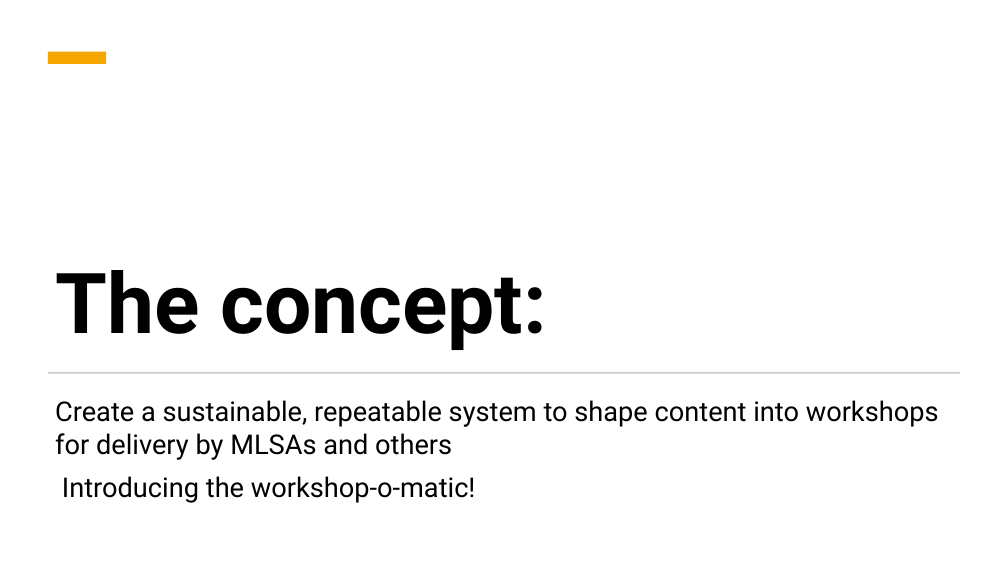
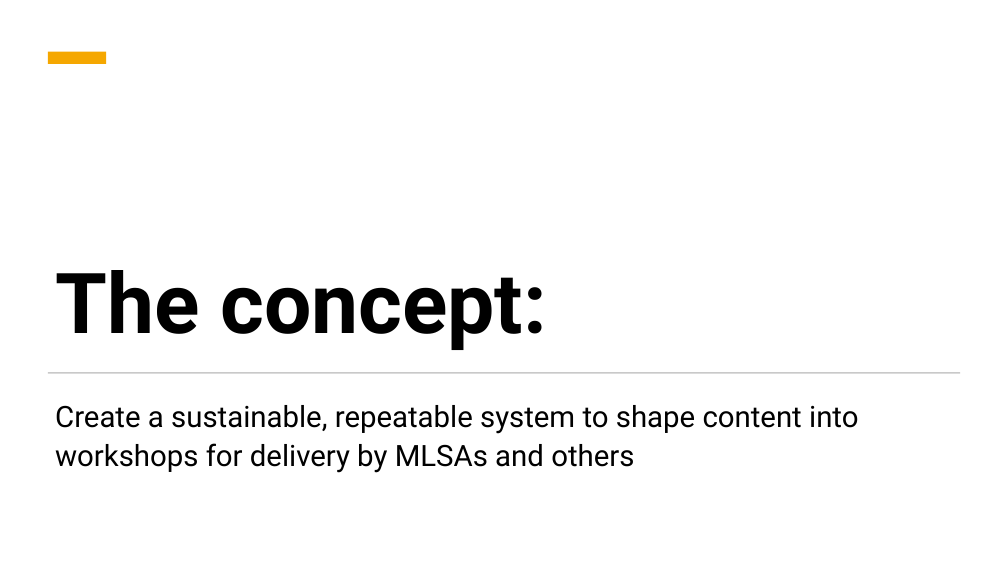
Before and after one commit to microsoft/workshop-template, a slide deck: slide 4 of presentation.pptx. Drawn at 1008x567 pixels with LibreOffice and Linux fonts; fonts in the diff are those of the drawing. Boxes give left, top, right and bottom in pixels: in the first picture for what was removed or moved away, otherwise in the second. Text is boxed around its words. In the diff, an @@ line names an element or a change of style, - is before the commit and + after.

```diff
--- a/presentation.pptx
+++ b/presentation.pptx
@@ subtitle "Create a sustainable, repeatable system ..." at (x1=55, y1=405, x2=858, y2=473): size 25.9 to 28 pt; line spacing 1 to 1.1 @@
@@ subtitle at (x1=62, y1=476, x2=476, y2=503): paragraph removed @@
-Introducing the workshop-o-matic!
```
Also in this commit, not shown: 3 other slides changed.
